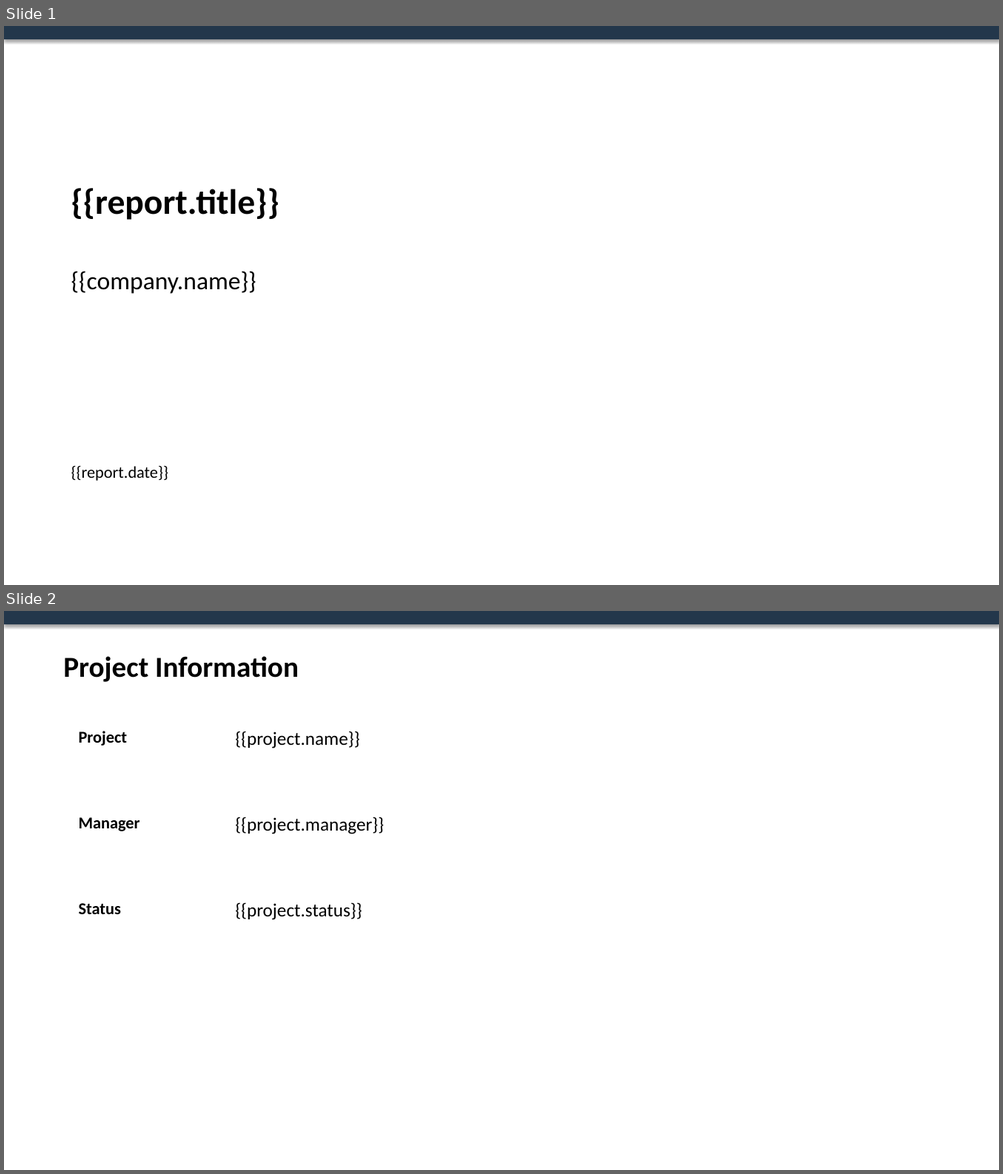
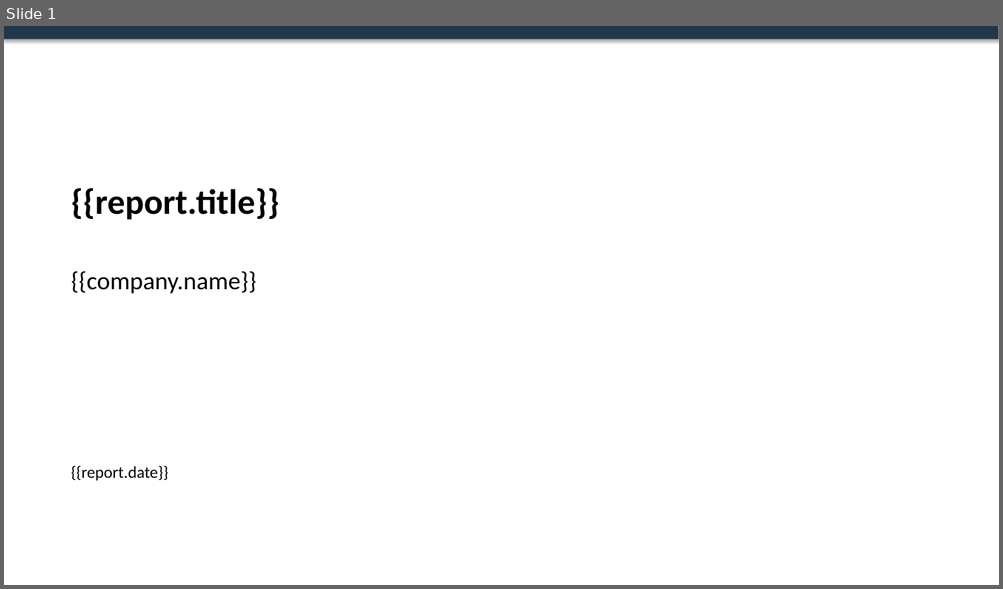
Before and after one commit to ayoub-ahnaou/pptx-template-engine, a slide deck: template/template.pptx. Shown one above the other, each under a label of ours: slides 1 and 2 before the commit, slide 1 after it. The pictures are 1003x1174 and 1003x589 pixels, drawn with LibreOffice and Linux fonts; fonts in the diff are those of the drawing. Boxes give left, top, right and bottom in pixels: in the first picture for what was removed or moved away, otherwise in the second. Text is boxed around its words. In the diff, an @@ line names an element or a change of style, - is before the commit and + after.

```diff
--- a/template/template.pptx
+++ b/template/template.pptx
@@ slide 2 removed at [4,611,999,1170], background #FFFFFF @@
@@ rectangle removed at [4,611,999,624] @@
@@ text removed at [63,656,299,682] @@
-Project Information
@@ text removed at [79,731,128,746] @@
-Project
@@ text removed at [235,731,359,749] @@
-{{project.name}}
@@ text removed at [79,817,140,832] @@
-Manager
@@ text removed at [235,817,384,834] @@
-{{project.manager}}
@@ text removed at [79,903,121,914] @@
-Status
@@ text removed at [235,903,362,920] @@
-{{project.status}}
```
Also in this commit, not shown: 1 slide changed.
